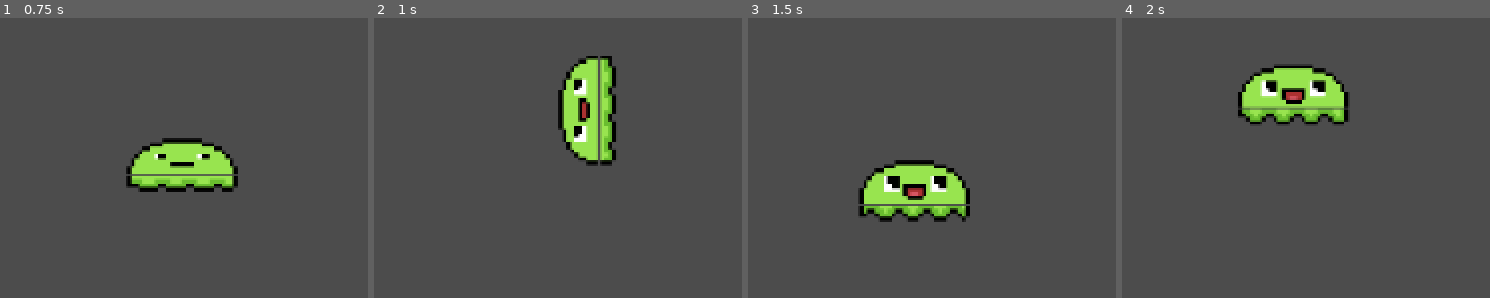
Above: before the commit, frames 1-4 (left to right).
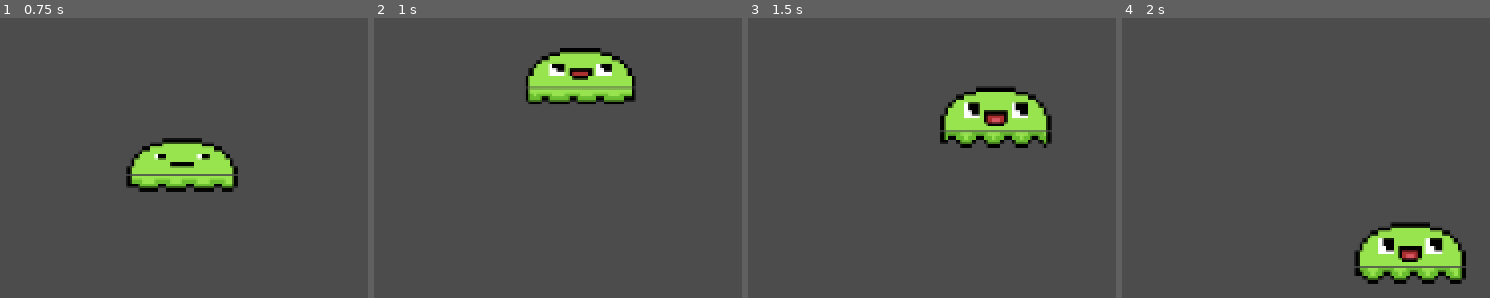
Above: after the commit, the same moments.

Repository: BrooklinJazz/GeweyTheSlime
Game: Godot game, scene res://World.tscn
Two runs of this game, one before a commit and one after it. Both use one fixed random seed, a clock stepped at 60 frames per second and the inputs below.
Inputs:
- Up to frame 1 (0.75 s): hold D (right) from 0.53 s (still down); hold Shift (grip) from 0.53 s (still down)
- Up to frame 2 (1 s): keep holding D (right); keep holding Shift (grip); tap Space (jump) at 0.77, 0.8 s
- Up to frame 3 (1.5 s): keep holding D (right); tap Space (jump) at 1.07, 1.35 s; release Shift (grip) at 1.28 s
- Up to frame 4 (2 s): keep holding D (right); tap Space (jump) at 1.52, 1.82 s; tap Shift (grip) at 1.55 s

Frame 1 is identical in both runs. In frame 2, 7.5% of the frame differs, in the area x 41-72%, y 10-53%; in frame 3, 11%; in frame 4, 11%, in the area x 31-94%, y 16-95%.

Commit message:
Fixed Brooklyn's shit

Diff:
--- a/CeilingMovement.gd
+++ /dev/null
@@ -1,22 +0,0 @@
-extends Node
-
-const SPEED = 5000
-
-class_name CeilingMovement
-
-var character
-func _init(parent):
-	character = parent
-
-func get_motion(delta: float) -> Vector2:
-	if character.rotation_degrees != 180:
-		character.rotation_degrees = 180
-		character.global_position += Vector2(0, -8)
-	return Vector2(climb(delta), -1)
-
-func climb(delta: float) -> float:
-	if (Player.state.direction.x.left):
-		return -SPEED * delta
-	elif (Player.state.direction.x.right):
-		return SPEED * delta
-	return 0.0
--- /dev/null
+++ b/Player/CeilingMovement.gd
@@ -0,0 +1,27 @@
+extends Node
+
+const ACCELERATION = 200
+
+class_name CeilingMovement
+
+var character
+func _init(parent):
+	character = parent
+
+func get_motion(delta: float) -> Vector2:
+	if abs(character.rotation_degrees) < 179 or abs(character.rotation_degrees) > 181:
+		print(character.rotation_degrees)
+		character.rotation_degrees = 180
+		character.global_position += Vector2(0, -8)
+
+	return Vector2(climb(delta), -1)
+
+func climb(delta: float) -> float:
+	var motion = Player.motion.x
+	if (Player.state.direction.x.left):
+		motion += (-ACCELERATION * delta)
+	elif Player.state.direction.x.right:
+		motion += (ACCELERATION * delta)
+	else:
+		motion *= 0.95
+	return motion * 0.97
--- a/Character.gd
+++ b/Player/Character.gd
@@ -21,5 +21,6 @@
 	Player.motion = Physics.get_motion(delta)
 	move_and_slide(Player.motion, Vector2.UP)
 
+
 func update_player_animations():
 	Animations.animate()
--- a/GroundMovement.gd
+++ b/Player/GroundMovement.gd
@@ -18,6 +18,12 @@
 	if character.rotation_degrees != 0:
 		character.rotation_degrees = 0
 		character.global_position += Vector2(0, 7)
+
+	# if on wall and input is up or into wall
+		# transition
+	# if character.is_on_wall() and Player.state.direction.y.up:
+
+
 	return Vector2(walk(delta), jump(delta))
 
 
--- a/Physics.gd
+++ b/Player/Physics.gd
@@ -11,8 +11,11 @@
 
 func movement_factory() -> Node:
 	if (Player.state.airborne.on_ceiling and Player.state.movement.grip):
+		print("roof")
 		return CeilingMovement.new(self.character)
 	elif (Player.state.airborne.on_wall and Player.state.movement.grip):
+		print("wall")
 		return WallMovement.new(self.character)
 	else:
+		print("floor")
 		return GroundMovement.new(self.character)
--- a/Player.tscn
+++ b/Player/Player.tscn
@@ -1,19 +1,21 @@
 [gd_scene load_steps=41 format=2]
 
-[ext_resource path="res://sprites/slime-legs-walk-Sheet.png" type="Texture" id=1]
-[ext_resource path="res://sprites/slime-body.png" type="Texture" id=2]
-[ext_resource path="res://Character.gd" type="Script" id=3]
-[ext_resource path="res://sprites/slime-legs-jump-Sheet.png" type="Texture" id=4]
-[ext_resource path="res://sprites/slime-body-jump-Sheet.png" type="Texture" id=5]
-[ext_resource path="res://sprites/slime-body-grip-Sheet.png" type="Texture" id=6]
-[ext_resource path="res://sprites/slime-legs-grip-Sheet.png" type="Texture" id=7]
-[ext_resource path="res://StateMachine.gd" type="Script" id=9]
-[ext_resource path="res://Animate.gd" type="Script" id=10]
-[ext_resource path="res://Physics.gd" type="Script" id=12]
-[ext_resource path="res://Player.gd" type="Script" id=13]
-[ext_resource path="res://GroundMovement.gd" type="Script" id=14]
-[ext_resource path="res://WallMovement.gd" type="Script" id=15]
-[ext_resource path="res://CeilingMovement.gd" type="Script" id=16]
+[ext_resource path="res://Player/sprites/slime-legs-walk-Sheet.png" type="Texture" id=1]
+[ext_resource path="res://Player/sprites/slime-body.png" type="Texture" id=2]
+[ext_resource path="res://Player/Character.gd" type="Script" id=3]
+[ext_resource path="res://Player/sprites/slime-legs-jump-Sheet.png" type="Texture" id=4]
+[ext_resource path="res://Player/sprites/slime-body-jump-Sheet.png" type="Texture" id=5]
+[ext_resource path="res://Player/sprites/slime-body-grip-Sheet.png" type="Texture" id=6]
+[ext_resource path="res://Player/sprites/slime-legs-grip-Sheet.png" type="Texture" id=7]
+[ext_resource path="res://Player/StateMachine.gd" type="Script" id=9]
+[ext_resource path="res://Player/Animate.gd" type="Script" id=10]
+[ext_resource path="res://Player/Physics.gd" type="Script" id=12]
+[ext_resource path="res://Player/Player.gd" type="Script" id=13]
+[ext_resource path="res://Player/GroundMovement.gd" type="Script" id=14]
+[ext_resource path="res://Player/WallMovement.gd" type="Script" id=15]
+[ext_resource path="res://Player/CeilingMovement.gd" type="Script" id=16]
+
+
 
 [sub_resource type="AtlasTexture" id=1]
 atlas = ExtResource( 1 )
--- a/WallMovement.gd
+++ b/Player/WallMovement.gd
@@ -1,6 +1,6 @@
 extends Node
 
-const SPEED = 100
+const ACCELERATION = 200
 
 class_name WallMovement
 
@@ -12,16 +12,17 @@
 	if character.rotation_degrees != 90 * reverse_multiplier():
 		character.rotation_degrees = 90 * reverse_multiplier()
 		character.global_position += Vector2(-7, 0) * reverse_multiplier()
-	return Vector2(Player.motion.x, climb())
+	return Vector2(Player.motion.x, climb(delta))
 
-
-func climb() -> float:
-	var motion = 0.0
+func climb(delta:float) -> float:
+	var motion = Player.motion.y
 	if (Player.state.direction.y.up):
-		motion = -SPEED
+		motion -= ACCELERATION * delta
 	elif (Player.state.direction.y.down):
-		motion = SPEED
-	return motion
+		motion += ACCELERATION *delta
+	else:
+		motion *= 0.95
+	return motion * 0.97
 
 func reverse_multiplier() -> int:
 	for i in range(self.character.get_slide_count()):
--- a/World.tscn
+++ b/World.tscn
@@ -1,6 +1,6 @@
 [gd_scene load_steps=2 format=2]
 
-[ext_resource path="res://Player.tscn" type="PackedScene" id=1]
+[ext_resource path="res://Player/Player.tscn" type="PackedScene" id=1]
 
 [node name="World" type="Node2D"]
 scale = Vector2( 1.00485, 1 )
@@ -8,7 +8,7 @@
 [node name="StaticBody2D" type="StaticBody2D" parent="."]
 
 [node name="CollisionPolygon2D" type="CollisionPolygon2D" parent="StaticBody2D"]
-polygon = PoolVector2Array( -384, 256, 576, 256, 764.291, 256, 764.291, 176, 573.218, 176, 573.218, -128, 827.982, -128, 827.982, 320, -384, 320 )
+polygon = PoolVector2Array( -384, 256, 576, 256, 915.56, 256, 915.56, -16, 573.22, -16, 573.22, 256, 509.529, 256, 509.529, -64, 947.405, -64, 947.405, 320, -384, 320 )
 
 [node name="Player" parent="." instance=ExtResource( 1 )]
 position = Vector2( 736.605, 247.269 )
--- a/project.godot
+++ b/project.godot
@@ -12,32 +12,32 @@
 "base": "Node",
 "class": "CeilingMovement",
 "language": "GDScript",
-"path": "res://CeilingMovement.gd"
+"path": "res://Player/CeilingMovement.gd"
 }, {
 "base": "Node",
 "class": "GroundMovement",
 "language": "GDScript",
-"path": "res://GroundMovement.gd"
+"path": "res://Player/GroundMovement.gd"
 }, {
 "base": "Node",
 "class": "PlayerAnimate",
 "language": "GDScript",
-"path": "res://Animate.gd"
+"path": "res://Player/Animate.gd"
 }, {
 "base": "Node",
 "class": "PlayerPhysics",
 "language": "GDScript",
-"path": "res://Physics.gd"
+"path": "res://Player/Physics.gd"
 }, {
 "base": "Node",
 "class": "PlayerStateMachine",
 "language": "GDScript",
-"path": "res://StateMachine.gd"
+"path": "res://Player/StateMachine.gd"
 }, {
 "base": "Node",
 "class": "WallMovement",
 "language": "GDScript",
-"path": "res://WallMovement.gd"
+"path": "res://Player/WallMovement.gd"
 } ]
 _global_script_class_icons={
 "CeilingMovement": "",
@@ -55,7 +55,7 @@
 
 [autoload]
 
-Player="*res://Player.gd"
+Player="*res://Player/Player.gd"
 
 [input]
 
Renamed: Animate.gd -> Player/Animate.gd
Renamed: Player.gd -> Player/Player.gd
Renamed: StateMachine.gd -> Player/StateMachine.gd
Renamed: sprites/slime-body-grip-Sheet.png -> Player/sprites/slime-body-grip-Sheet.png
Not shown, changed: Player/sprites/slime-body-grip-Sheet.png.import
Renamed: sprites/slime-body-jump-Sheet.png -> Player/sprites/slime-body-jump-Sheet.png
Not shown, changed: Player/sprites/slime-body-jump-Sheet.png.import
Renamed: sprites/slime-body.png -> Player/sprites/slime-body.png
Not shown, changed: Player/sprites/slime-body.png.import
Renamed: sprites/slime-legs-grip-Sheet.png -> Player/sprites/slime-legs-grip-Sheet.png
Not shown, changed: Player/sprites/slime-legs-grip-Sheet.png.import
Renamed: sprites/slime-legs-jump-Sheet.png -> Player/sprites/slime-legs-jump-Sheet.png
(and 3 more such lines)
